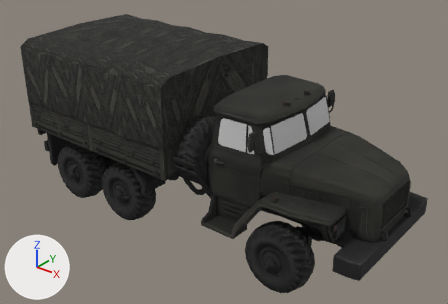
The glTF model app/models/ural.glb as it was, and as the next commit left it.
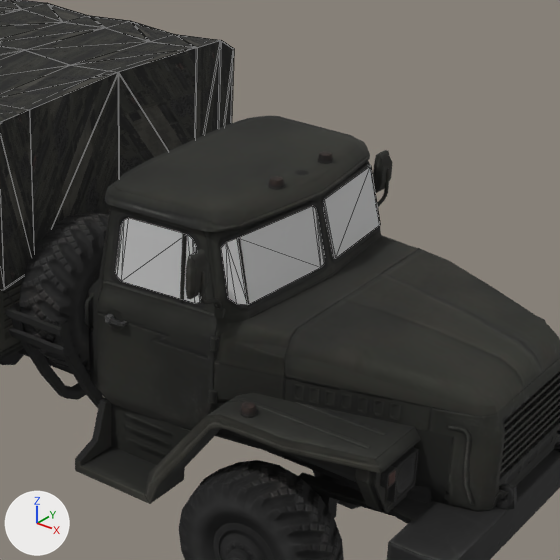
There are two pictures of each version: one whole from a 50 mm lens placed at (6.66, -8.09, 6.39), pointed at (0.18, 0.01, 1.38), one close up on the part from 38% to 91% of the width and 8% to 87% of the height. The lights are fixed; the arrows at lower left show +X, +Y and +Z. The first two pictures are the older version. The close-ups show mesh edges as thin lines. Where no turn or scale is listed for an object, it has been applied to the vertices.
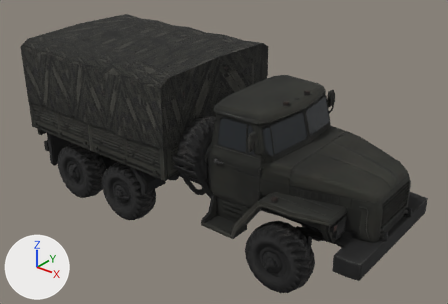
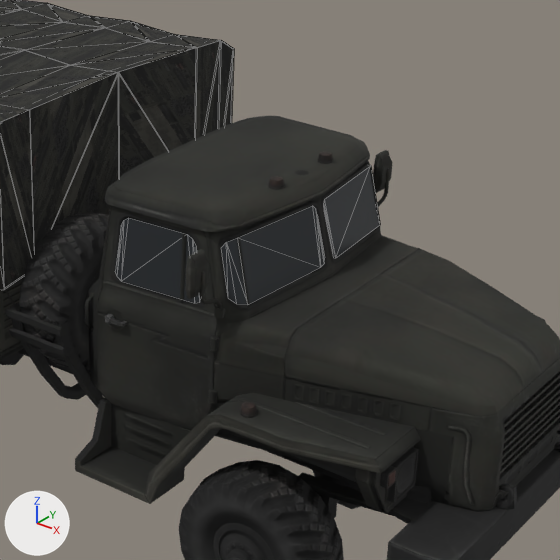
Boxes [x1, y1, x2, y2] around the edits, measured in the close-ups (560 x 560 px):
'Object_5', recoloured (light grey to dark grey): [115, 167, 379, 305] in both

What changed in the scene script:
```text
Change mat_material_1:
    mat_material_1.base_color: (0.588, 0.588, 0.588) -> (0.03, 0.035, 0.04)  # light grey #cacaca -> dark grey #303538
```
